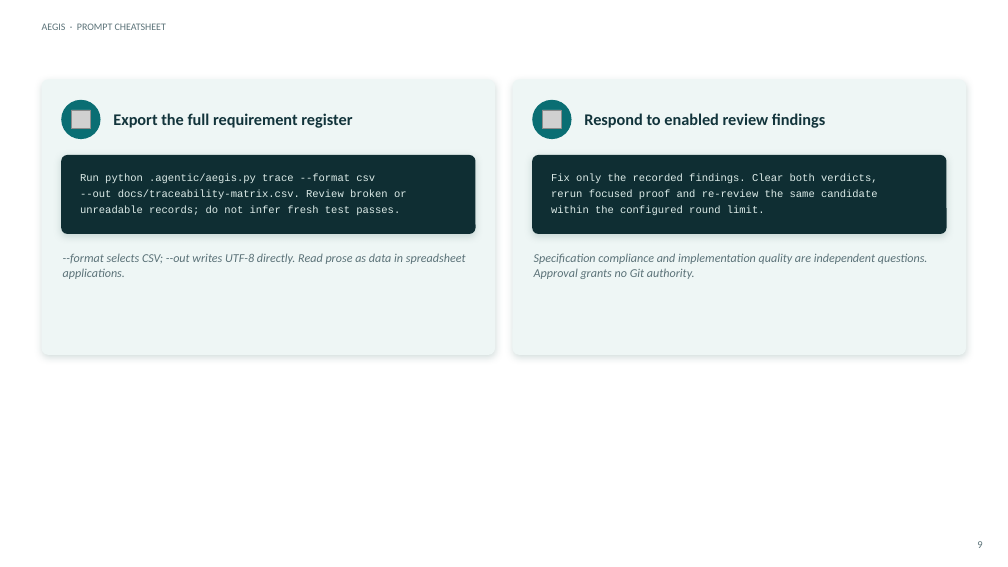
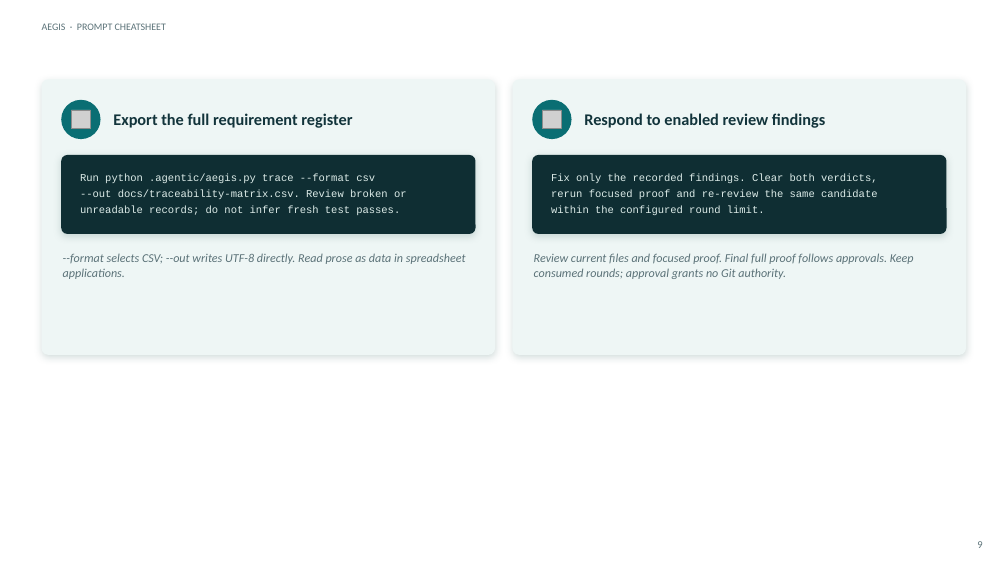
Before and after one commit to DDP-Engineering/Agentic_Engineering_Governance_Integrity_System, a slide deck: slide 9 of 06_SoftwareDocu/08_Prompt_Cheatsheet.pptx. Drawn at 1008x567 pixels with LibreOffice and Linux fonts; fonts in the diff are those of the drawing; grey boxes stand for pictures. Boxes give left, top, right and bottom in pixels: in the first picture for what was removed or moved away, otherwise in the second. Text is boxed around its words. In the diff, an @@ line names an element or a change of style, - is before the commit and + after.

```diff
--- a/06_SoftwareDocu/08_Prompt_Cheatsheet.pptx
+++ b/06_SoftwareDocu/08_Prompt_Cheatsheet.pptx
@@ text at [534, 253, 914, 279]: text changed @@
-Specification compliance and implementation quality are independent questions. Approval grants no Git authority.
+Review current files and focused proof. Final full proof follows approvals. Keep consumed rounds; approval grants no Git authority.
```
Also in this commit, not shown: 1 other slide changed, 38 other files.
